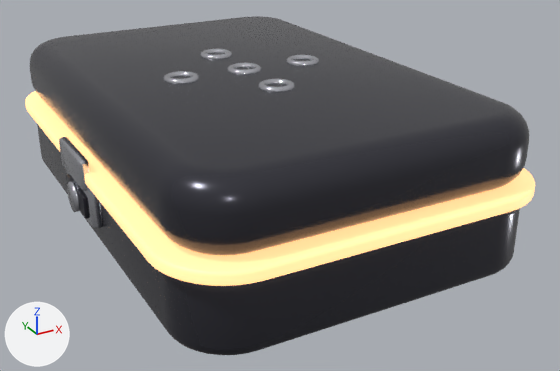
The glTF model assets/models/hardware/dice_case.glb, before and after one commit.
Camera for both pictures: a 50 mm lens placed at (-1.112, -2.267, 1.167), pointed at (0.071, -0.117, 0.092). Every picture has the same lights, and +X, +Y and +Z are marked at lower left. The picture after the commit comes second. Where no turn or scale is listed for an object, it has been applied to the vertices.

Before the edit, the objects in view are built like this:
```python
ob_auge0 = bpy.data.objects.new('Auge0', me_torus)
ob_auge0.location = (0.0, 0.0, 0.482)
ob_auge1 = bpy.data.objects.new('Auge1', me_torus_001)
ob_auge1.location = (0.225, 0.0, 0.482)
ob_auge2 = bpy.data.objects.new('Auge2', me_torus_002)
ob_auge2.location = (-0.225, 0.0, 0.482)
ob_auge3 = bpy.data.objects.new('Auge3', me_torus_003)
ob_auge3.location = (0.0, 0.225, 0.482)
ob_auge4 = bpy.data.objects.new('Auge4', me_torus_004)
ob_auge4.location = (0.0, -0.225, 0.482)
ob_knopf = bpy.data.objects.new('Knopf', me_cylinder)
ob_knopf.location = (-0.604, 0.0, 0.152)
ob_naht = bpy.data.objects.new('Naht', me_cube_002)
ob_naht.location = (0.0, 0.0, 0.0)
# also in view: 'Schliesse' at (-0.574, 0.0, 0.167); 'Lasche' at (-0.592, 0.0, 0.264); 'Boden' at (0.0, 0.0, 0.121); 'Deckel' at (0.0, 0.0, 0.379)
```
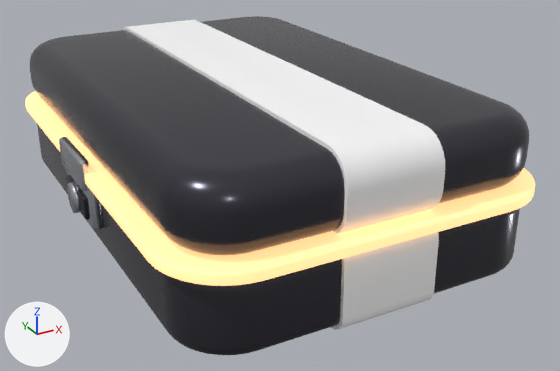
Pixel boxes [x1, y1, x2, y2] of what changed, in the pictures (560 x 371 px):
```json
{"object": "BandDeckel", "change": "added", "after": [122, 20, 445, 234]}
{"object": "Band", "change": "added", "after": [331, 232, 439, 330]}
{"object": "Auge4", "change": "deleted", "before": [258, 79, 295, 92]}
{"object": "Knopf", "change": "moved", "before": [67, 181, 80, 212], "after": [67, 182, 80, 213]}
{"object": "Auge2", "change": "deleted", "before": [163, 71, 199, 83]}
{"object": "Auge0", "change": "deleted", "before": [227, 62, 262, 74]}
{"object": "Auge1", "change": "deleted", "before": [286, 55, 319, 65]}
{"object": "Auge3", "change": "deleted", "before": [200, 48, 232, 59]}
```

Edits to the scene script, one JSON object a line:
```json
{"op": "add", "block": "mat_band", "code": ["mat_band = principled_material('Band')", "mat_band.base_color = (1.0, 1.0, 1.0)  # white #ffffff"]}
{"op": "add", "block": "me_cube_012", "code": ["me_cube_012 = bpy.data.meshes.new('Cube.012')", "me_cube_012.from_pydata(...)  # 112 vertices, 224 faces; spans x -0.15..0.15, y -0.85..0.85, z 0.26..0.5", "me_cube_012.materials.append(mat_band)  # white #ffffff"]}
{"op": "add", "block": "me_cube_010", "code": ["me_cube_010 = bpy.data.meshes.new('Cube.010')", "me_cube_010.from_pydata(...)  # 112 vertices, 224 faces; spans x -0.15..0.15, y -0.85..0.85, z -0.01..0.25", "me_cube_010.materials.append(mat_band)  # white #ffffff"]}
{"op": "set", "path": "ob_knopf.location", "old": "(-0.604, 0.0, 0.152)", "new": "(-0.604, 0.0, 0.148)"}
{"op": "remove", "block": "ob_auge0", "code": ["ob_auge0 = bpy.data.objects.new('Auge0', me_torus)", "ob_auge0.location = (0.0, 0.0, 0.482)"]}
{"op": "remove", "block": "ob_auge1", "code": ["ob_auge1 = bpy.data.objects.new('Auge1', me_torus_001)", "ob_auge1.location = (0.225, 0.0, 0.482)"]}
{"op": "remove", "block": "ob_auge2", "code": ["ob_auge2 = bpy.data.objects.new('Auge2', me_torus_002)", "ob_auge2.location = (-0.225, 0.0, 0.482)"]}
{"op": "remove", "block": "ob_auge3", "code": ["ob_auge3 = bpy.data.objects.new('Auge3', me_torus_003)", "ob_auge3.location = (0.0, 0.225, 0.482)"]}
{"op": "remove", "block": "ob_auge4", "code": ["ob_auge4 = bpy.data.objects.new('Auge4', me_torus_004)", "ob_auge4.location = (0.0, -0.225, 0.482)"]}
{"op": "add", "block": "ob_banddeckel", "code": ["ob_banddeckel = bpy.data.objects.new('BandDeckel', me_cube_012)", "ob_banddeckel.location = (0.0, 0.0, 0.0)"]}
{"op": "add", "block": "ob_band", "code": ["ob_band = bpy.data.objects.new('Band', me_cube_010)", "ob_band.location = (0.0, 0.0, 0.0)"]}
```
